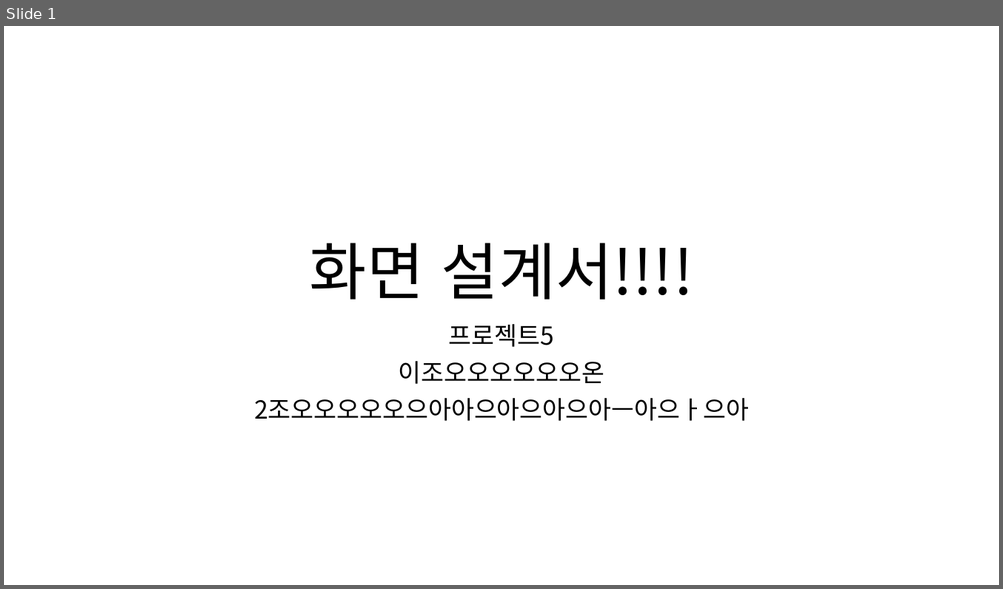
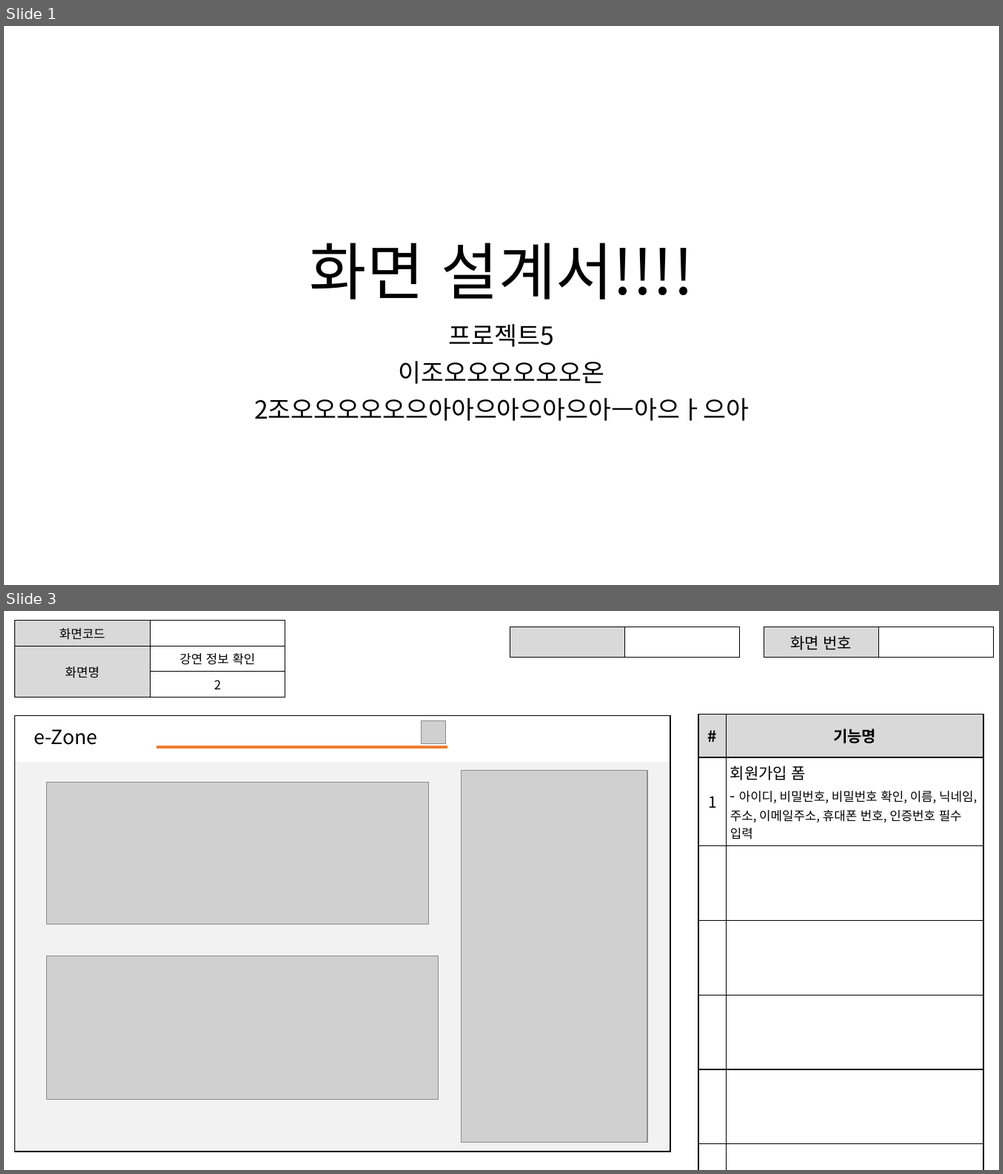
Before and after one commit to ezenteam2/e-Zone, a slide deck: 0 발표용 파워포인트/project05 - 파워포인트 종합 - 서희.pptx. Shown one above the other, each under a label of ours: slide 1 before the commit, slides 1 and 3 after it; the slides between them are not shown. The pictures are 1003x589 and 1003x1174 pixels, drawn with LibreOffice and Linux fonts; fonts in the diff are those of the drawing; grey boxes stand for pictures. Boxes give left, top, right and bottom in pixels: in the first picture for what was removed or moved away, otherwise in the second. Text is boxed around its words. In the diff, an @@ line names an element or a change of style, - is before the commit and + after.

```diff
--- a/0 발표용 파워포인트/project05 - 파워포인트 종합 - 서희.pptx
+++ b/0 발표용 파워포인트/project05 - 파워포인트 종합 - 서희.pptx
@@ slide 3 added at bbox=[4, 611, 999, 1170], background #FFFFFF @@
@@ table added at bbox=[14, 621, 284, 692], 3 rows, 2 columns @@
+화면코드 | 
+화면명 | 강연 정보 확인
+ | 2
@@ table added at bbox=[510, 627, 740, 653], 1 rows, 2 columns @@
+ | 
@@ table added at bbox=[763, 627, 993, 653], 1 rows, 2 columns @@
+화면 번호 | 
@@ table added at bbox=[14, 715, 669, 1152], 2 rows, 1 columns @@
+
+
@@ picture added at bbox=[421, 721, 446, 744] @@
@@ table added at bbox=[699, 714, 983, 1170], 7 rows, 2 columns @@
+# | 기능명
+1 | 회원가입 폼 / - 아이디, 비밀번호, 비밀번호 확인, 이름, 닉네임, 주소, 이메일주소, 휴대폰 번호, 인증번호 필수 입력
+ | 
+ | 
+ | 
+ | 
+ | 
@@ text added at bbox=[34, 729, 97, 745], 19 pt, text #000000 @@
+e-Zone
@@ line added from (157, 748) to (447, 748), #ED7D31 2.25 pt @@
@@ picture added at bbox=[46, 782, 428, 924] @@
@@ picture added at bbox=[461, 771, 647, 1143] @@
@@ picture added at bbox=[46, 957, 438, 1099] @@
```
Also in this commit, not shown: 3 other slides added.
